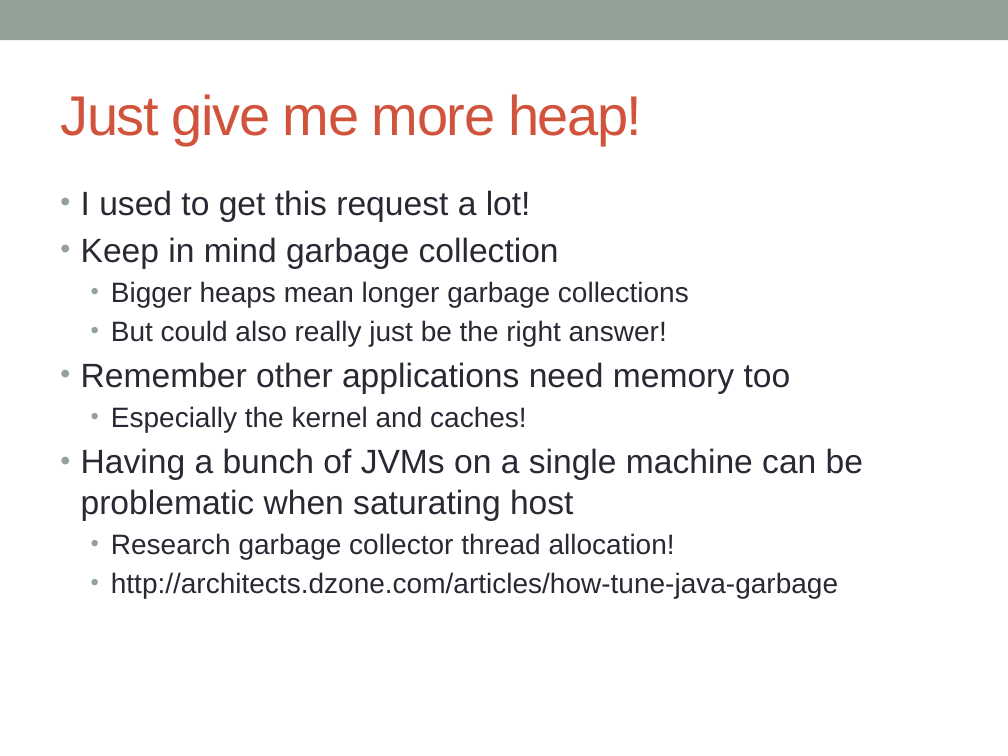
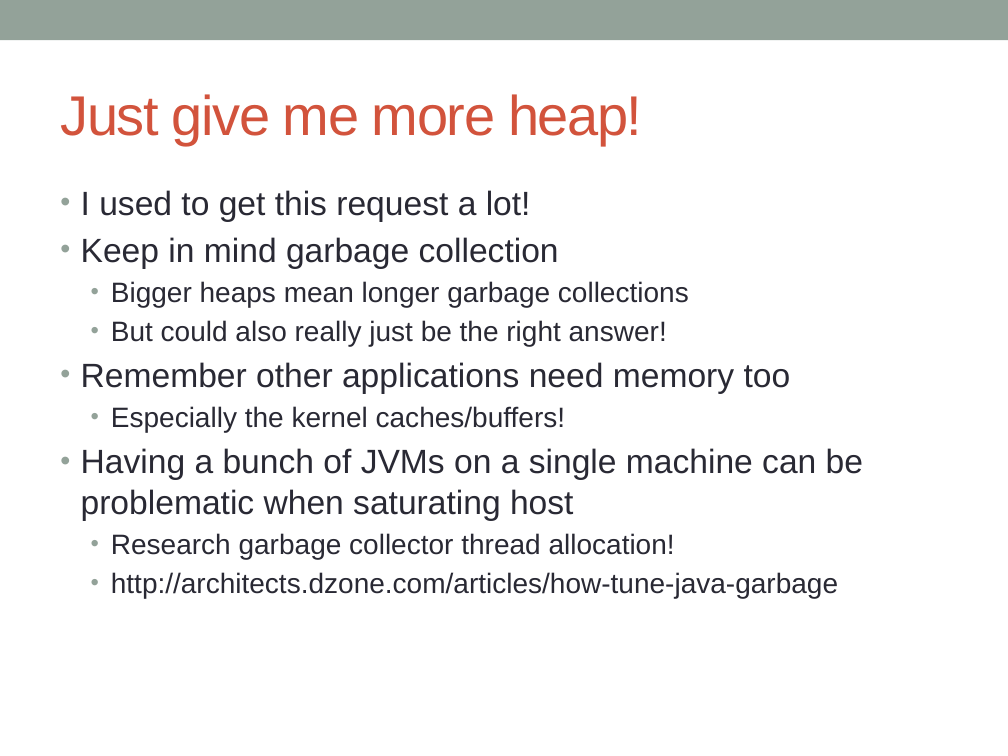
Before and after one commit to bilsch/columbus_devops_presentations, a slide deck: slide 11 of java_operations/Lopsa Columbus - Operations view of the Java VM.pptx. Drawn at 1008x756 pixels with LibreOffice and Linux fonts; fonts in the diff are those of the drawing. Boxes give left, top, right and bottom in pixels: in the first picture for what was removed or moved away, otherwise in the second. Text is boxed around its words. In the diff, an @@ line names an element or a change of style, - is before the commit and + after.

```diff
--- a/java_operations/Lopsa Columbus - Operations view of the Java VM.pptx
+++ b/java_operations/Lopsa Columbus - Operations view of the Java VM.pptx
@@ text at [111, 406, 566, 432]: text changed @@
-  • Especially the kernel and caches!
+  • Especially the kernel caches/buffers!
```
Also in this commit, not shown: 2 other slides changed, 1 slide added, 1 slide removed, 1 other file.
